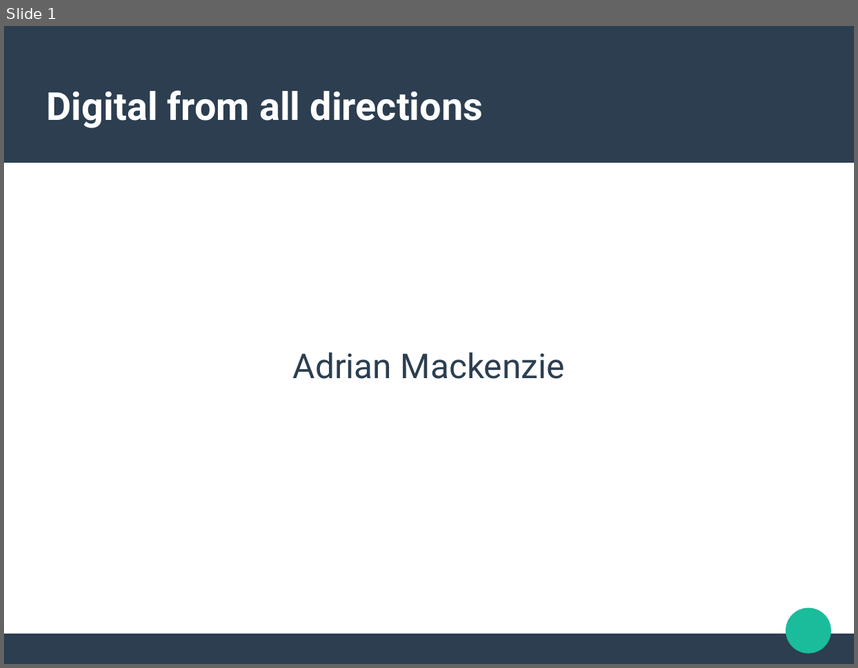
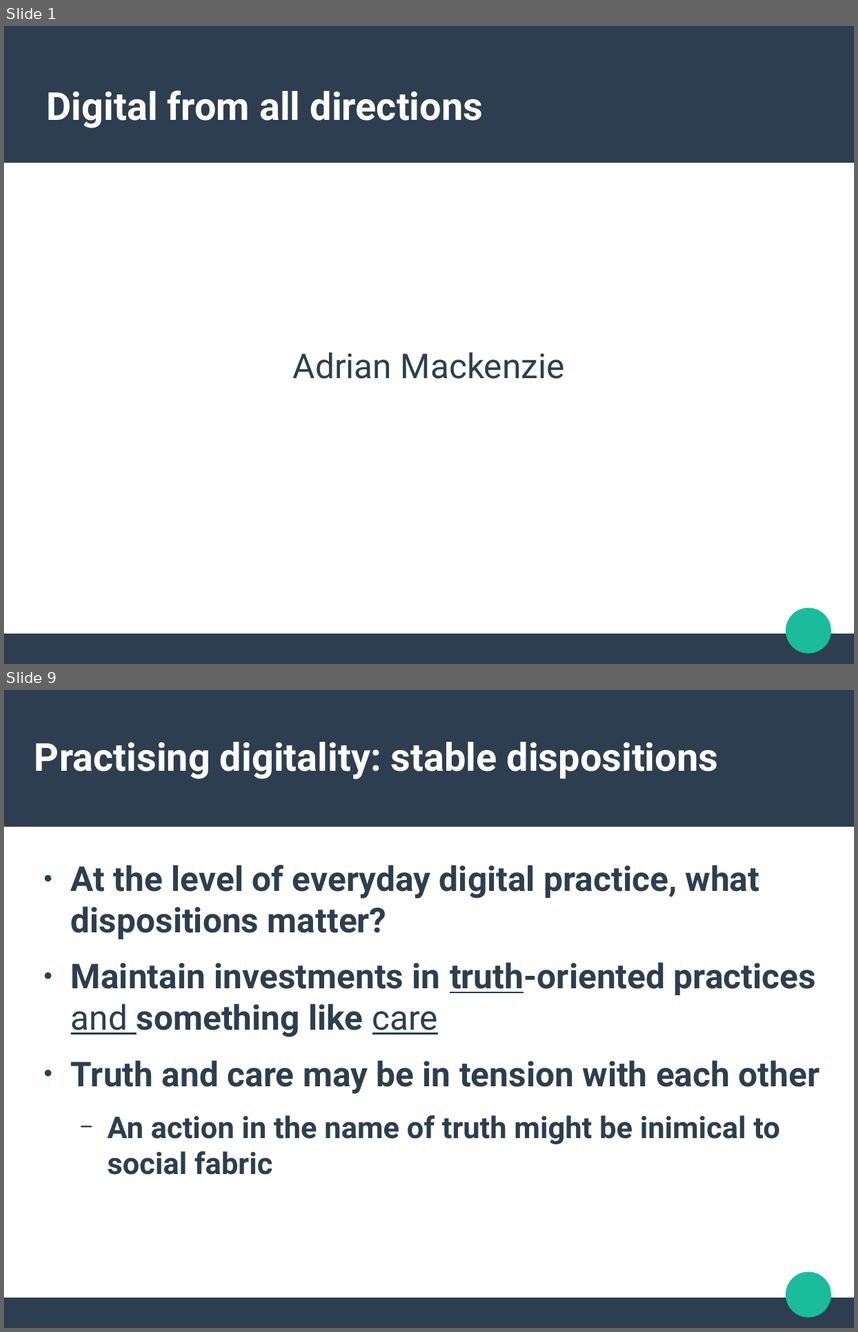
Before and after one commit to rian39/digital_ethics, a slide deck: digital_ethics_slides.odp. Shown one above the other, each under a label of ours: slide 1 before the commit, slides 1 and 9 after it; the slides between them are not shown. The pictures are 858x668 and 858x1332 pixels, drawn with LibreOffice and Linux fonts; fonts in the diff are those of the drawing. Boxes give left, top, right and bottom in pixels: in the first picture for what was removed or moved away, otherwise in the second. Text is boxed around its words. In the diff, an @@ line names an element or a change of style, - is before the commit and + after.

```diff
--- a/digital_ethics_slides.odp
+++ b/digital_ethics_slides.odp
@@ slide 9 added at (x1=4, y1=690, x2=854, y2=1328), background #FFFFFF; not listed: 3 template elements that a slide beside it also shows @@
@@ title added at (x1=34, y1=742, x2=719, y2=779), 36 pt, text #FFFFFF, bold @@
+Practising digitality: stable dispositions
@@ text added at (x1=71, y1=865, x2=820, y2=1174), 32 pt, text #2C3E50, bold @@
+● At the level of everyday digital practice, what dispositions matter?
+● Maintain investments in truth-oriented practices and something like care
+● Truth and care may be in tension with each other
+  − An action in the name of truth might be inimical to social fabric
```
Also in this commit, not shown: 7 slides changed, 1 other slide added, 1 other file.
